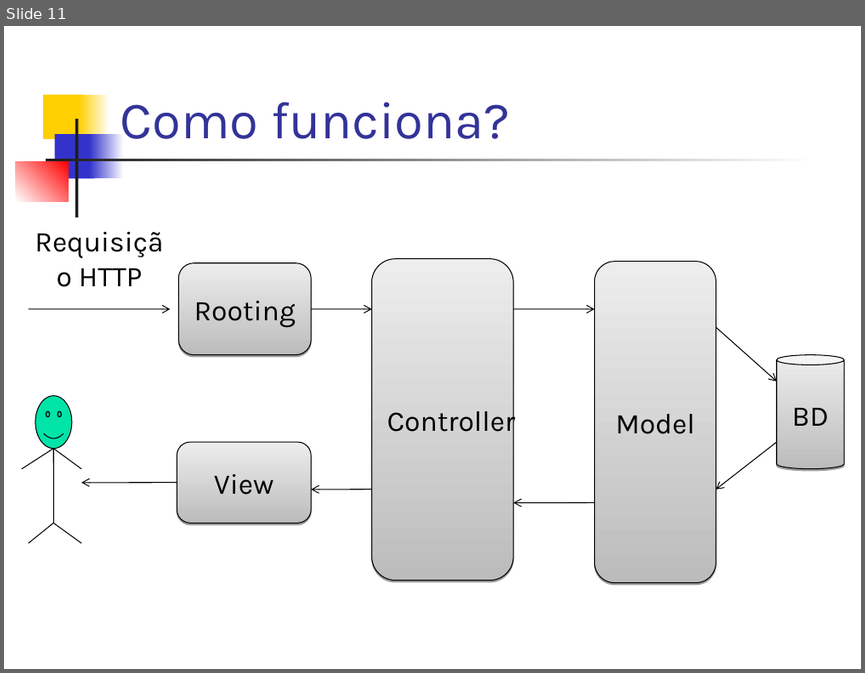
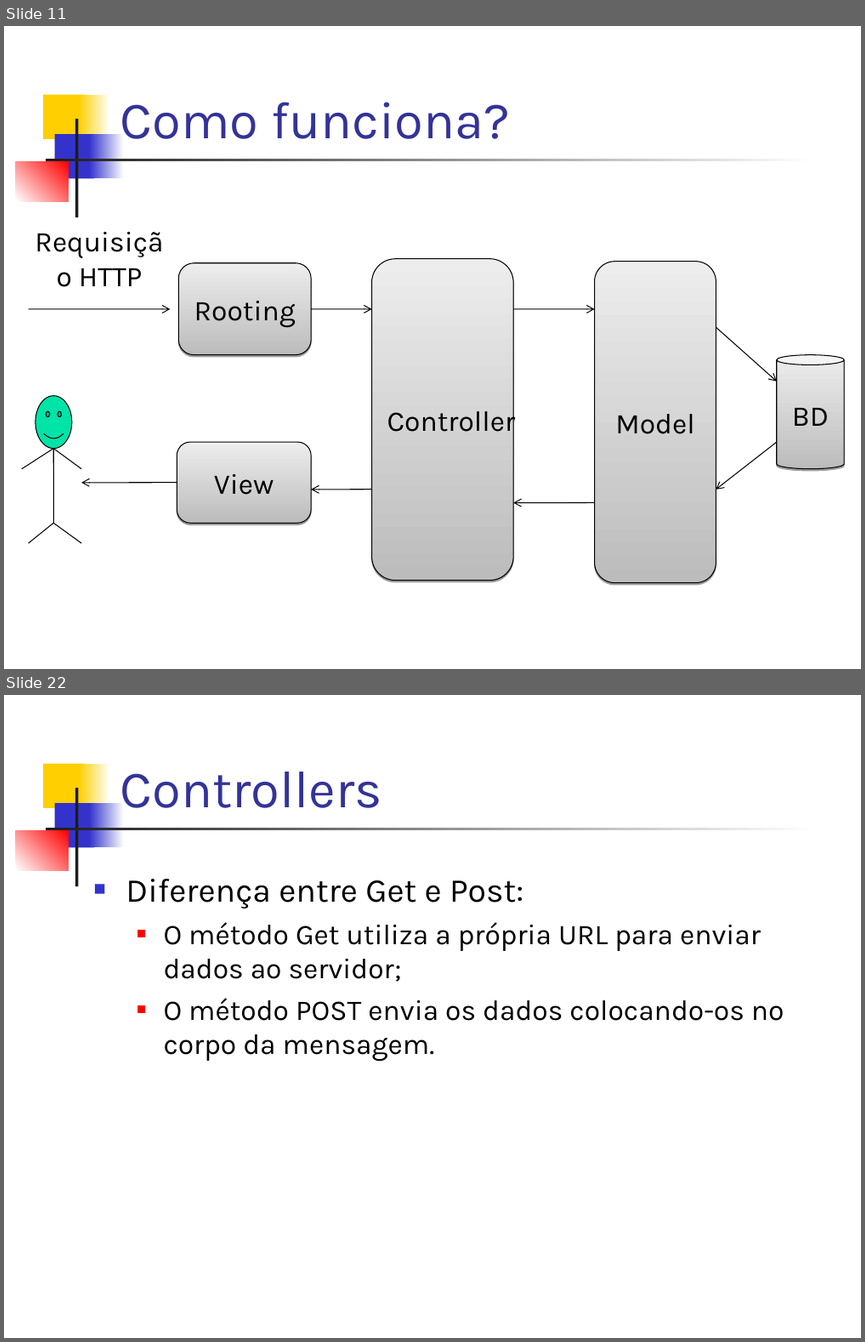
Before and after one commit to dssika/mini-curso-asp-net-mvc3, a slide deck: Slide/Mini Curso.ppt. Shown one above the other, each under a label of ours: slide 11 before the commit, slides 11 and 22 after it; the slides between them are not shown. The pictures are 865x673 and 865x1342 pixels, drawn with LibreOffice and Linux fonts; fonts in the diff are those of the drawing. Boxes give left, top, right and bottom in pixels: in the first picture for what was removed or moved away, otherwise in the second. Text is boxed around its words. In the diff, an @@ line names an element or a change of style, - is before the commit and + after.

```diff
--- a/Slide/Mini Curso.ppt
+++ b/Slide/Mini Curso.ppt
@@ slide 22 added at (x1=4, y1=695, x2=861, y2=1338), background #FFFFFF; not listed: 7 template elements that a slide beside it also shows @@
@@ title added at (x1=120, y1=771, x2=382, y2=808), 44 pt, text #333399 @@
+Controllers
@@ text added at (x1=126, y1=879, x2=784, y2=1061), 24 pt, text #000000 @@
+■ Diferença entre Get e Post:
+  ■ O método Get utiliza a própria URL para enviar dados ao servidor;
+  ■ O método POST envia os dados colocando-os no corpo da mensagem.
```
Also in this commit, not shown: 8 slides changed, 14 other slides added.
